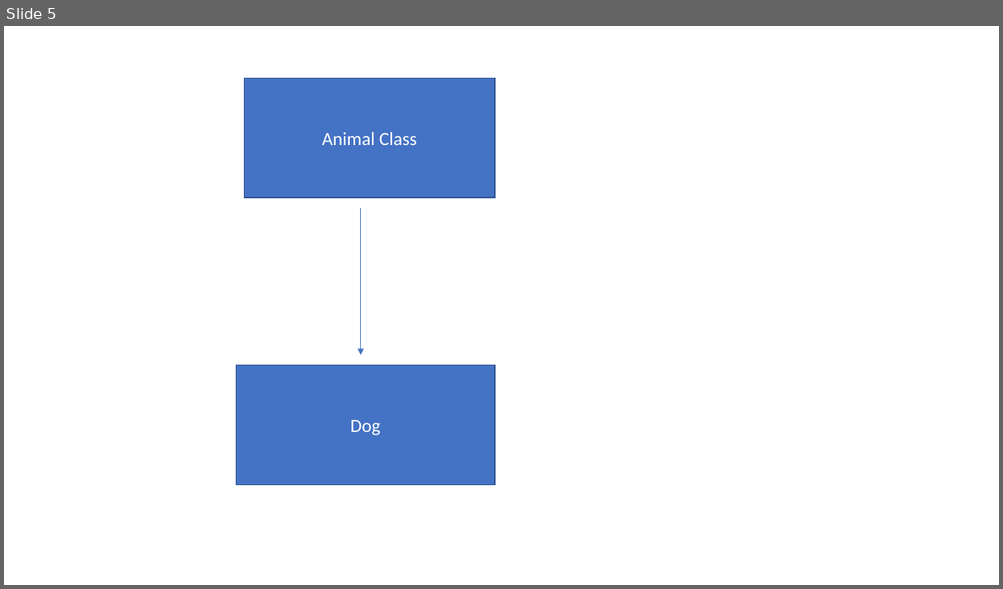
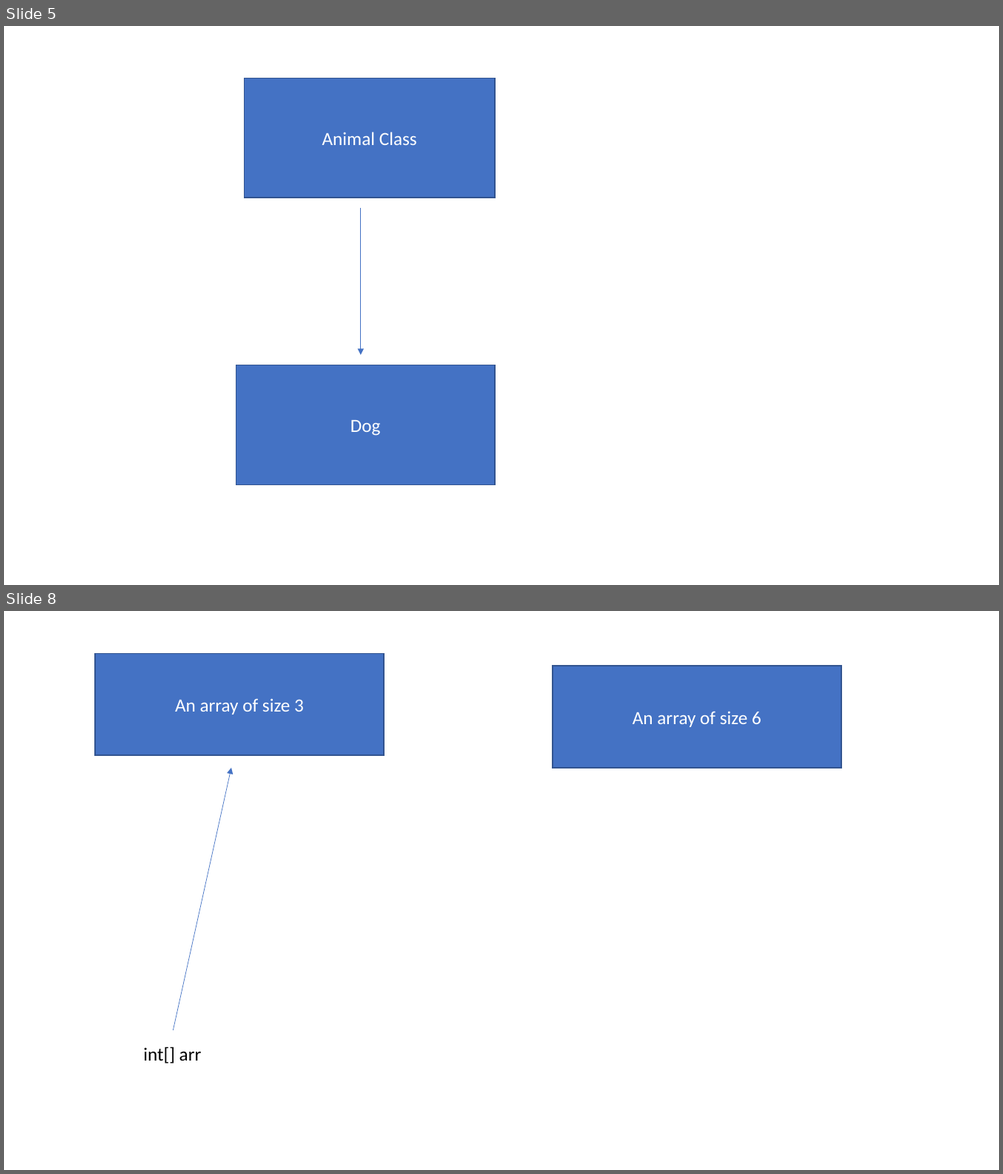
Before and after one commit to revature-bach/210208-roc, a slide deck: notes/diagrams.pptx. Shown one above the other, each under a label of ours: slide 5 before the commit, slides 5 and 8 after it; the slides between them are not shown. The pictures are 1003x589 and 1003x1174 pixels, drawn with LibreOffice and Linux fonts; fonts in the diff are those of the drawing. Boxes give left, top, right and bottom in pixels: in the first picture for what was removed or moved away, otherwise in the second. Text is boxed around its words. In the diff, an @@ line names an element or a change of style, - is before the commit and + after.

```diff
--- a/notes/diagrams.pptx
+++ b/notes/diagrams.pptx
@@ slide 8 added at bbox=[4, 611, 999, 1170], background #FFFFFF @@
@@ rectangle added at bbox=[95, 653, 384, 756], fill #4472C4, outline #325491 1 pt, 18 pt, text #FFFFFF @@
+An array of size 3
@@ rectangle added at bbox=[552, 667, 841, 769], fill #4472C4, outline #325491 1 pt, 18 pt, text #FFFFFF @@
+An array of size 6
@@ arrow added from (173, 1031) to (232, 768), #4472C4 0.5 pt @@
@@ text added at bbox=[143, 1047, 202, 1064], 18 pt, text #000000 @@
+int[] arr
```
Also in this commit, not shown: 2 other slides added, 37 other files.
